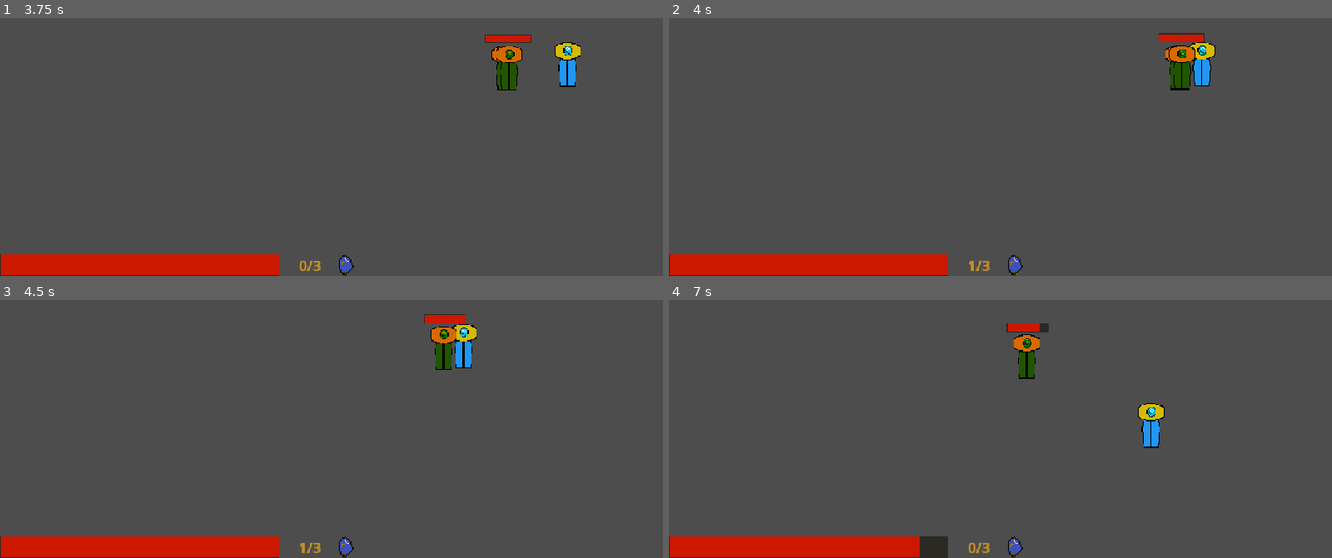
Above: before the commit, frames 1-4 (two rows, left to right).
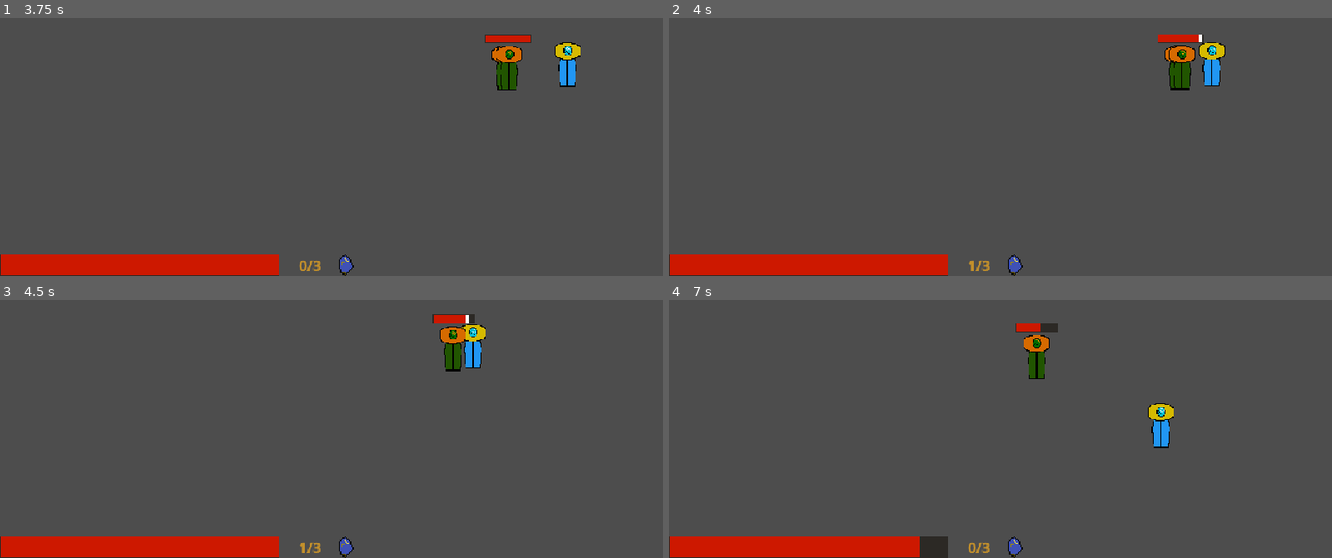
Above: after the commit, the same moments.

Repository: nf12pro/ChronoAnchor
Game: Godot game, scene res://scenes/testing_scene.tscn
Two runs of this game, one before a commit and one after it. Both use one fixed random seed, a clock stepped at 60 frames per second and the inputs below.
Inputs (mouse positions are in pixels of both pictures, inside the frame that each line leads up to):
- Up to frame 1 (3.75 s): tap Enter at 0.5 s; move the mouse to (477, 69) at 0.52 s; press the mouse at (477, 69) at 0.53 s; hold Right (move_right) 0.53-1.28 s; tap Shift (dash) at 0.8, 1.35, 3.05 s; move the mouse to (198, 108) at 1.27 s; release the mouse at (198, 108) at 1.28 s; hold S (move_down) 1.28-2.03 s; right-click (198, 108) at 1.55 s; move the mouse to (outside the picture) at 2.02 s; hold Right (move_right) 2.03-2.78 s; hold Right mouse button (heavy_atttack) 2.03-2.78 s; click (outside the picture) at 2.3 s; move the mouse to (298, 162) at 2.77 s; hold W (move_up) 2.78-3.53 s; click (298, 162) at 2.85 s; move the mouse to (530, 144) at 3.52 s; hold A (move_left) from 3.53 s (still down); hold Shift (dash) from 3.53 s (still down)
- Up to frame 2 (4 s): keep holding A (move_left); keep holding Shift (dash); right-click (1199, 144) at 3.8 s
- Up to frame 3 (4.5 s): keep holding A (move_left); move the mouse to (132, 315) at 4.27 s; release Shift (dash) at 4.28 s; right-click (132, 315) at 4.35 s
- Up to frame 4 (7 s): click (801, 315) at 4.55 s; move the mouse to (1033, 369) at 5.02 s; release A (move_left) at 5.03 s; hold S (move_down) 5.03-5.78 s; hold P (take_damage_test) 5.03-5.78 s; click (1033, 369) at 5.17 s; tap Shift (dash) at 5.3 s; move the mouse to (outside the picture) at 5.77 s; hold Right (move_right) 5.78-6.53 s; tap Alt at 5.85 s; right-click (outside the picture) at 6.05 s; move the mouse to (1146, 351) at 6.52 s; press the mouse at (1146, 351) at 6.53 s; hold W (move_up) from 6.53 s (still down)

Frame 1 is identical in both runs. In frame 2, 0.7% of the frame differs, in the area x 73-84%, y 5-27%; in frame 3, 1.1%; in frame 4, 1.4%, in the area x 50-77%, y 9-58%.

Commit message:
Different Attacks still WIP

Diff:
--- a/scenes/sword_equipment.tscn
+++ b/scenes/sword_equipment.tscn
@@ -17,9 +17,11 @@
 [node name="light_sword_hitbox" type="CollisionShape2D" parent="sword_area" unique_id=970164624]
 position = Vector2(36.5, 0)
 shape = SubResource("RectangleShape2D_6esg4")
+disabled = true
 
-[node name="basic_sword_hitbox2" type="CollisionPolygon2D" parent="sword_area" unique_id=1195310844]
+[node name="basic_sword_hitbox" type="CollisionPolygon2D" parent="sword_area" unique_id=1195310844]
 polygon = PackedVector2Array(112, -80, 112, 80, 0, 0)
+disabled = true
 
 [node name="hitbox_timer" type="Timer" parent="." unique_id=588127811]
 process_callback = 0
--- a/scripts/sword_equipment.gd
+++ b/scripts/sword_equipment.gd
@@ -8,10 +8,17 @@
 var on_cooldown: bool = false
 #endregion
 
-#region Generate Semi Circle
+#region Hitbox
 @export var radius: float = 100.0
 @export var segments: int = 16
-@onready var collision_polygon = $sword_area/sword_hitbox
+
+@onready var basic_sword_hitbox = $sword_area/basic_sword_hitbox
+@onready var heavy_sword_hitbox = $sword_area/heavy_sword_hitbox
+@onready var light_sword_hitbox = $sword_area/light_sword_hitbox
+
+var basic_sword_attack: bool = false
+var heavy_sword_attack: bool = false
+var light_sword_attack: bool = false
 #endregion
 
 #region Dealing Damage
@@ -24,7 +31,15 @@
 
 func _ready() -> void:
 	sword_area.monitoring = false
-	hitbox_timer.process_callback = Timer.TIMER_PROCESS_PHYSICS
+	generate_semi_circle()
+
+func generate_semi_circle() -> void:
+	var points: PackedVector2Array = PackedVector2Array()
+	points.append(Vector2.ZERO)
+	for i in range(segments + 1):
+		var angle: float = deg_to_rad(-90.0 + (180.0 * i / segments))
+		points.append(Vector2(cos(angle) * radius, sin(angle) * radius))
+	heavy_sword_hitbox.polygon = points
 
 func _process(_delta: float) -> void:
 	if Global.is_attacking:
@@ -33,29 +48,66 @@
 	global_rotation = (mouse_pos - global_position).angle()
 
 func _unhandled_input(event: InputEvent) -> void:
-	if event.is_action_pressed("attack") and hitbox_timer.is_stopped():
-		activate_hitbox()
+	if event.is_action_pressed("basic_attack") and hitbox_timer.is_stopped() and Global.is_dashing and not on_cooldown:
+		light_attack()
+		basic_sword_attack = false
+		heavy_sword_attack = false
+		light_sword_attack = true
+	elif event.is_action_pressed("basic_attack") and hitbox_timer.is_stopped() and not on_cooldown:
+		basic_attack()
+		basic_sword_attack = true
+		heavy_sword_attack = false
+		light_sword_attack = false
+	elif event.is_action_pressed("heavy_atttack") and hitbox_timer.is_stopped() and not on_cooldown:
+		heavy_attack()
+		basic_sword_attack = false
+		heavy_sword_attack = true
+		light_sword_attack = false
 
-func activate_hitbox() -> void:
-	if on_cooldown:
-		return
+func basic_attack() -> void:
 	Global.is_attacking = true
-	cooldown_timer.start()
+	cooldown_timer.start(0.4)
 	on_cooldown = true
-	generate_semi_circle()
-	hit_enemies.clear()
+
+	basic_sword_hitbox.disabled = false
+	heavy_sword_hitbox.disabled = true
+	light_sword_hitbox.disabled = true
+
 	sword_area.monitoring = true
-	hitbox_timer.start()
+	hitbox_timer.start(0.08)
+
 	for body in sword_area.get_overlapping_bodies():
 		_on_sword_area_body_entered(body)
 
-func generate_semi_circle() -> void:
-	var points: PackedVector2Array = PackedVector2Array()
-	points.append(Vector2.ZERO)
-	for i in range(segments + 1):
-		var angle: float = deg_to_rad(-90.0 + (180.0 * i / segments))
-		points.append(Vector2(cos(angle) * radius, sin(angle) * radius))
-	collision_polygon.polygon = points
+func light_attack() -> void:
+	Global.is_attacking = true
+	cooldown_timer.start(0.25)
+	on_cooldown = true
+
+	basic_sword_hitbox.disabled = true
+	heavy_sword_hitbox.disabled = true
+	light_sword_hitbox.disabled = false
+
+	sword_area.monitoring = true
+	hitbox_timer.start(0.05)
+
+	for body in sword_area.get_overlapping_bodies():
+		_on_sword_area_body_entered(body)
+
+func heavy_attack() -> void:
+	Global.is_attacking = true
+	cooldown_timer.start(0.6)
+	on_cooldown = true
+
+	basic_sword_hitbox.disabled = true
+	heavy_sword_hitbox.disabled = false
+	light_sword_hitbox.disabled = true
+
+	sword_area.monitoring = true
+	hitbox_timer.start(0.12)
+
+	for body in sword_area.get_overlapping_bodies():
+		_on_sword_area_body_entered(body)
 
 func _on_sword_area_body_entered(body: Node) -> void:
 	if body in hit_enemies:
@@ -63,12 +115,19 @@
 	if body.has_method("take_damage"):
 		hit_enemies.append(body)
 		body.take_damage(basic_attack_damage)
-		Global.freeze(0.08, 0.02)
+		if light_sword_attack:
+			Global.freeze(0.04, 0.035)
+		elif basic_sword_attack:
+			Global.freeze(0.05, 0.02)
+		elif heavy_sword_attack:
+			Global.freeze(0.075, 0.01)
 
 func _on_hitbox_timer_timeout() -> void:
 	sword_area.monitoring = false
 	Global.is_attacking = false
-	collision_polygon.polygon = PackedVector2Array()
+	basic_sword_hitbox.disabled = true
+	heavy_sword_hitbox.disabled = true
+	light_sword_hitbox.disabled = true
 
 func _on_cooldown_timer_timeout() -> void:
 	on_cooldown = false
